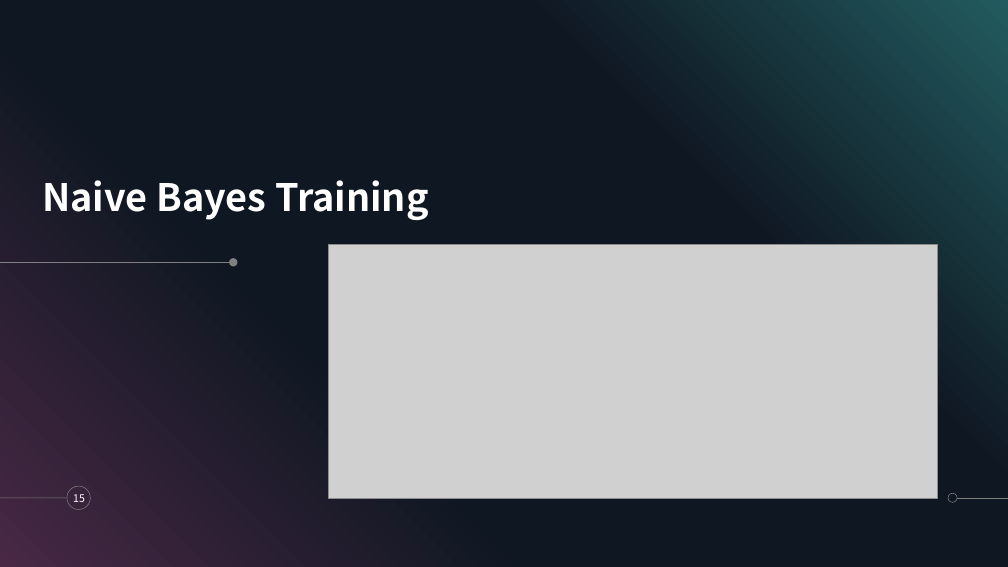
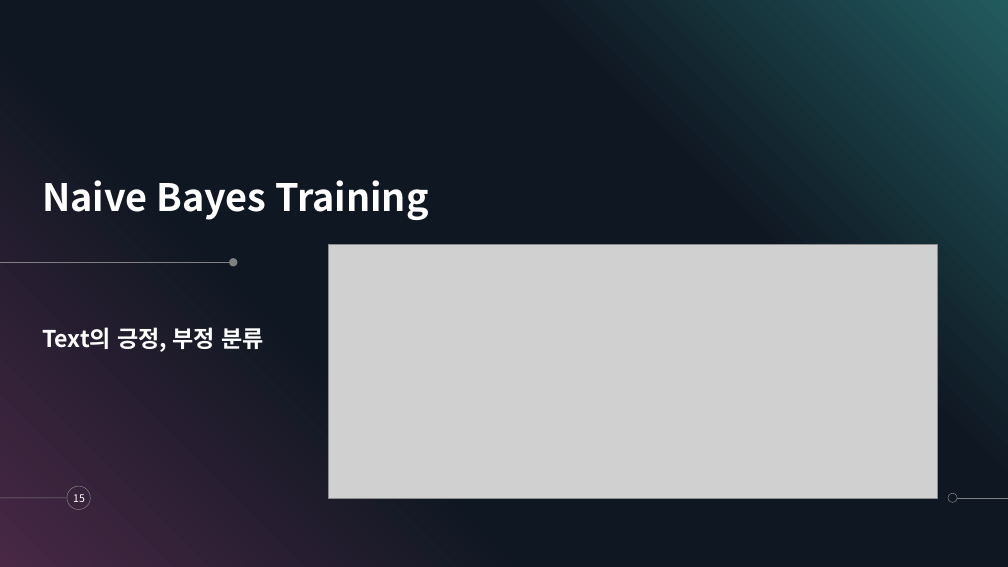
Before and after one commit to lsw6684/NLP_ML_Project, a slide deck: slide 15 of images/readMe.pptx. Drawn at 1008x567 pixels with LibreOffice and Linux fonts; fonts in the diff are those of the drawing; grey boxes stand for pictures. Boxes give left, top, right and bottom in pixels: in the first picture for what was removed or moved away, otherwise in the second. Text is boxed around its words. In the diff, an @@ line names an element or a change of style, - is before the commit and + after.

```diff
--- a/images/readMe.pptx
+++ b/images/readMe.pptx
@@ text added at (42, 327, 263, 352), 22 pt, text #FFFFFF, bold @@
+Text의 긍정, 부정 분류
```
Also in this commit, not shown: 7 other slides changed, 9 other files.
